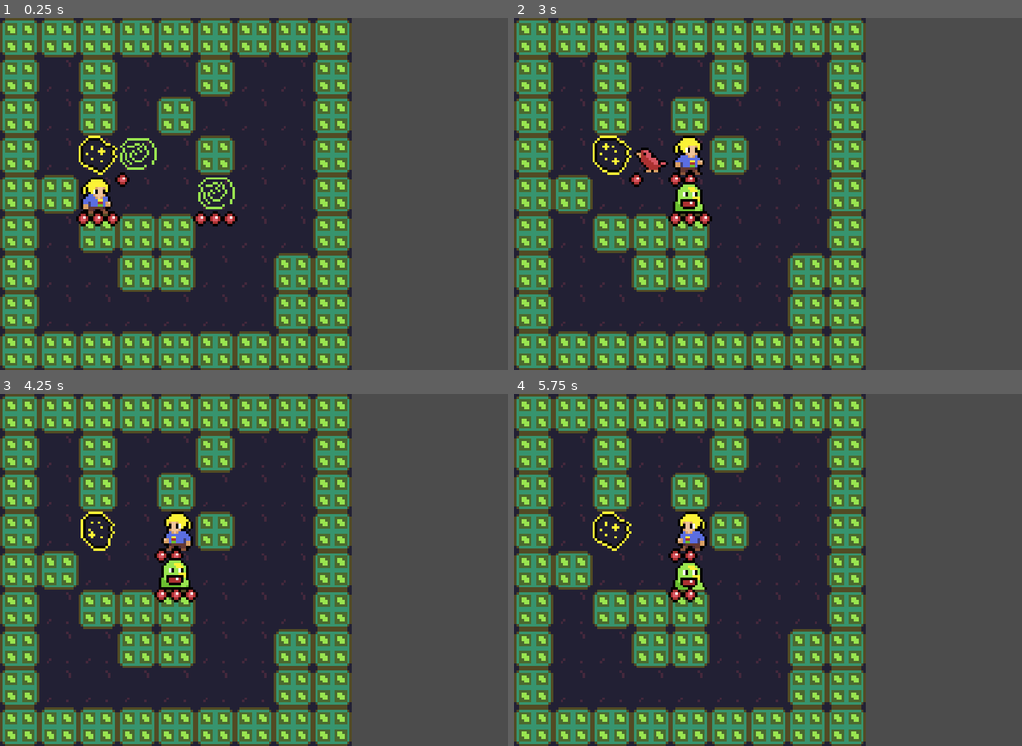
Above: before the commit, frames 1-4 (two rows, left to right).
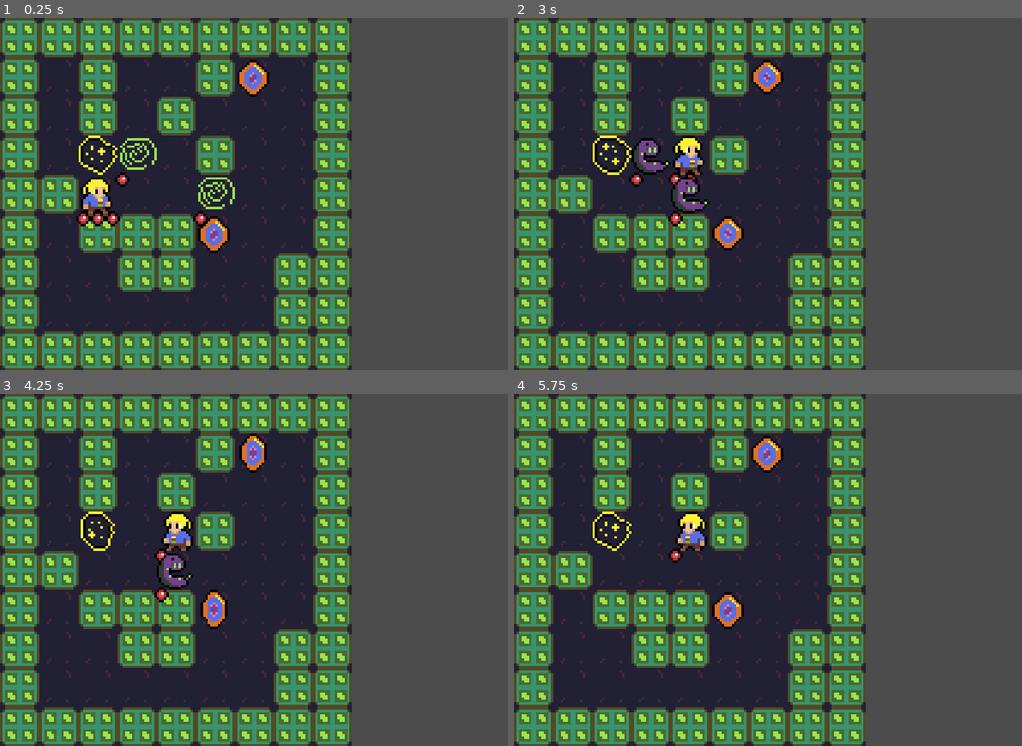
Above: after the commit, the same moments.

Repository: gueepo/godot_broughlike
Game: Godot game, scene res://Scenes/MainScene.tscn
Same seed, same stepped clock (60 frames per second), same inputs: the game is played once before the commit and once after it.
Inputs:
- Up to frame 1 (0.25 s): no input
- Up to frame 2 (3 s): hold Right (ui_right) 0.53-1.28 s; hold Down (ui_down) 1.28-2.03 s; hold Right (ui_right) 2.03-2.78 s; hold Up (ui_up) from 2.78 s (still down)
- Up to frame 3 (4.25 s): release Up (ui_up) at 3.53 s; hold Left (ui_left) from 3.53 s (still down)
- Up to frame 4 (5.75 s): release Left (ui_left) at 5.03 s; hold Down (ui_down) from 5.03 s (still down)

The runs differ from the first frame. In frame 1, 1.0% of the frame differs, in the area x 39-53%, y 11-67%; in frame 2, 2.0%, in the area x 23-53%, y 11-67%; in frame 3, 1.6%; in frame 4, 1.6%.

Commit message:
adding treasures and tween [READ FULL COMMIT]
There's an issue going on here with the SNAKE (which takes two turns)
- I'm not 100% what the issue is, but it seems that it start moving, and then it starts its second turn when the tween is still happening, this might cause tiles saying that they have monsters when they don't, this might cause snakes to try to attack themselves or whatnot
- I'm not really sure on how to fix this or the best way to fix this, previously, on my unity projects I just stopped the game and waited until all the tweens were processed

Diff:
--- a/broughlike/Scenes/MainScene.gd
+++ b/broughlike/Scenes/MainScene.gd
@@ -6,12 +6,15 @@
 var map = Array()
 var passableTiles = 0
 var rng = RandomNumberGenerator.new()
+var NUMBER_OF_TREASURE = 2
 
 # what is the main scene going to do?
 # 1. generate the map
 
 # loading tile scene "object"
 var tileObject = load("res://Scenes/Tile.tscn")
+var treasureObject = load("res://Scenes/Treasure.tscn")
+
 var birdMonsterObject = load("res://Scenes/Bird.tscn")
 var snakeMonsterObject = load("res://Scenes/Snake.tscn")
 var tankMonsterObject = load("res://Scenes/Tank.tscn")
@@ -23,10 +26,12 @@
 # ===============================================
 # gameplay related variables
 var level = 1
+var _playerScore = 0
 var _spawnCounter = 0
 var _spawnRate = 0
 var numMonsters = 0
-var monsterBag = [birdMonsterObject, snakeMonsterObject, tankMonsterObject, eaterMonsterObject, jesterMonsterObject]
+# var monsterBag = [birdMonsterObject, snakeMonsterObject, tankMonsterObject, eaterMonsterObject, jesterMonsterObject]
+var monsterBag = [snakeMonsterObject]
 var monstersOnScene = Array()
 
 func _ready():
@@ -64,6 +69,7 @@
 	_exitPortal.position = ExitPortalPosition
 	# todo: generate monsters
 	GenerateMonsters()
+	GenerateTreasures()
 
 # correctly create and resize the arrays for the map
 func CreateMapArray():
@@ -207,15 +213,17 @@
 
 	spawnedMonster.MoveTo(MonsterPosition)
 
+# THIS FUNCTION IS WRONG!
+# because when we add tween "monster.position" is not always the true position
 func GetTileMonsterIsAt(monster):
-	return GetTileFromWorldPosition(monster.position)
+	return GetTileFromWorldPosition(Vector2(monster._actual_position_x, monster._actual_position_y))
 
 func GetMonsterAt(position):
 	var t = GetTileFromWorldPosition(position)
 	return t._monsterOnTile
 
 func GetPlayerTile():
-	return GetTileFromWorldPosition(_playerReference.position)
+	return GetTileFromWorldPosition(Vector2(_playerReference._actual_position_x, _playerReference._actual_position_y))
 
 func IsThereAMonsterAt(position):
 	var t = GetTileFromWorldPosition(position)
@@ -231,12 +239,21 @@
 	if(monster._is_player):
 		UpdateAllMonsters()
 
+		# get treasure
+		if(newTile._hasTreasure == true):
+			# todo:audio
+			_playerScore += 1
+			newTile._hasTreasure = false
+
 # destroy a node monster, clean its tile and remove it from the monster array
 func DestroyMonster(monster):
 	if monster._is_player:
 		print("#todo: GAME OVER!")
+		print("score: ", _playerScore)
 
 	var tile = GetTileMonsterIsAt(monster)
+	if(tile.position != monster.position):
+		print("tile position and monster position are different - ruh-roh")
 	tile._monsterOnTile = null
 
 	var index = monstersOnScene.find(monster)
@@ -247,9 +264,23 @@
 func HandleCombat(monsterAttacking, combatPosition, damage):
 	var other = GetMonsterAt(combatPosition)
 
+	if(other == null):
+		print("monster being attacked is null, is there something wrong?")
+		return
+
+	var tween = monsterAttacking.get_node("Tween")
+	var StartPosition = monsterAttacking.position
+
 	# avoiding so monsters attack themselves
 	if(monsterAttacking._is_player != other._is_player):
 		other.DealDamage(1)
+
+		tween.interpolate_property(monsterAttacking, "position", StartPosition, combatPosition, 0.035, Tween.TRANS_CUBIC, Tween.EASE_IN_OUT)
+		tween.interpolate_property(monsterAttacking, "position", combatPosition, StartPosition, 0.035, Tween.TRANS_CUBIC, Tween.EASE_IN_OUT)
+		tween.start()
+		yield(tween, "tween_completed")
+		monsterAttacking.position = StartPosition
+
 		if(other._hp <= 0):
 			DestroyMonster(other)
 
@@ -269,6 +300,15 @@
 		_spawnCounter = _spawnRate
 		_spawnRate -= 1
 
+
+# ===================================================================================================
+# ===================================================================================================
+# TREASURE
+# ===================================================================================================
+# ===================================================================================================
+func GenerateTreasures():
+	for i in range(NUMBER_OF_TREASURE):
+		GetARandomPassableTile()._hasTreasure = true
 
 # ===================================================================================================
 # ===================================================================================================
--- a/broughlike/Scenes/Monster_Base.gd
+++ b/broughlike/Scenes/Monster_Base.gd
@@ -16,6 +16,9 @@
 var _is_stunned = false
 var _teleportCounter = 2
 var _amount_to_move
+
+var _actual_position_x = 0
+var _actual_position_y = 0
 
 
 func _ready():
@@ -65,7 +68,6 @@
 	if(adjacentTiles.size() == 0):
 		return
 
-
 	# go over adjacent tiles and move to the closest towards the player
 	var distance = _mainSceneReference.ManhattanDistance(playerTile.position, adjacentTiles[0].position)
 	var positionToMove = adjacentTiles[0].position
@@ -87,9 +89,16 @@
 	# check if new position is valid
 	# if position is valid, is passable, and there is no combat, we just move
 	if(_mainSceneReference.is_valid_position(position)):
+		var tween = get_node("Tween")
 		var oldPosition = self.position
-		self.position = position
 		_mainSceneReference.MonsterMovedTo(self, oldPosition, position)
+
+		_actual_position_x = position.x
+		_actual_position_y = position.y
+
+		tween.interpolate_property(self, "position", oldPosition, position, 0.075, Tween.TRANS_CUBIC, Tween.EASE_IN_OUT)
+		tween.start()
+		yield(tween, "tween_completed")
 
 		# check if it is portal
 		if(self._is_player):
--- a/broughlike/Scenes/Monster_Base.tscn
+++ b/broughlike/Scenes/Monster_Base.tscn
@@ -42,6 +42,7 @@
 
 [node name="Portal" type="AnimatedSprite" parent="."]
 frames = SubResource( 4 )
+frame = 1
 playing = true
 
 [node name="AnimatedSprite" type="AnimatedSprite" parent="."]
@@ -92,3 +93,5 @@
 texture = ExtResource( 3 )
 region_enabled = true
 region_rect = Rect2( 144, 10, 6, 6 )
+
+[node name="Tween" type="Tween" parent="."]
--- a/broughlike/Scenes/Snake.gd
+++ b/broughlike/Scenes/Snake.gd
@@ -6,5 +6,11 @@
 func TakeTurn():
 	.TakeTurn()
 
-	if(!_attacked_this_turn):
-		.TakeTurn()
+	# THIS IS NOT WORKING
+	# This stopped working when I introduced moving and attacking with tweening.
+	# Why this broke?
+	# we have to sort of stop the game to tween, instead of tweening and moving on
+	# OR we have to process all turns separately and then playing the tween at the end of the turn
+
+	#if(!_attacked_this_turn):
+	#	.TakeTurn()
--- a/broughlike/Scenes/Snake.tscn
+++ b/broughlike/Scenes/Snake.tscn
@@ -31,9 +31,10 @@
 [node name="Monster" instance=ExtResource( 1 )]
 script = ExtResource( 3 )
 
-[node name="AnimatedSprite" parent="." index="0"]
-position = Vector2( 8, 8 )
+[node name="Portal" parent="." index="0"]
+frame = 0
+
+[node name="AnimatedSprite" parent="." index="1"]
 z_index = 5
 frames = SubResource( 5 )
-frame = 3
 playing = true
--- a/broughlike/Scenes/Tile.gd
+++ b/broughlike/Scenes/Tile.gd
@@ -4,16 +4,29 @@
 var _internal_x = 0
 var _internal_y = 0
 var _monsterOnTile = null
+var _hasTreasure = false setget SetTreasure
 onready var SpriteReference = $Sprite
+onready var Treasure = $Treasure
 
 func _ready():
 	SpriteReference.region_enabled = true
 	UpdatePassable(is_passable)
+	UpdateTreasure()
 
 func UpdatePassable(value):
 	is_passable = value
 	var rect_x_position = 32 if is_passable else 48
 	SpriteReference.region_rect = Rect2(Vector2(rect_x_position, 0), Vector2(16, 16))
 
+func UpdateTreasure():
+	if _hasTreasure:
+		Treasure.visible = true
+	else:
+		Treasure.visible = false
+
 func Eat():
 	UpdatePassable(true)
+
+func SetTreasure(value):
+	_hasTreasure = value
+	UpdateTreasure()
--- a/broughlike/Scenes/Tile.tscn
+++ b/broughlike/Scenes/Tile.tscn
@@ -1,7 +1,8 @@
-[gd_scene load_steps=3 format=2]
+[gd_scene load_steps=4 format=2]
 
 [ext_resource path="res://assets/spritesheet.png" type="Texture" id=1]
 [ext_resource path="res://Scenes/Tile.gd" type="Script" id=2]
+[ext_resource path="res://Scenes/Treasure.tscn" type="PackedScene" id=3]
 
 [node name="Tile" type="Node2D"]
 script = ExtResource( 2 )
@@ -11,3 +12,6 @@
 texture = ExtResource( 1 )
 region_enabled = true
 region_rect = Rect2( 32, 0, 16, 16 )
+
+[node name="Treasure" parent="." instance=ExtResource( 3 )]
+z_index = 5
--- /dev/null
+++ b/broughlike/Scenes/Treasure.tscn
@@ -0,0 +1,31 @@
+[gd_scene load_steps=6 format=2]
+
+[ext_resource path="res://assets/aseprite/treasure.png" type="Texture" id=1]
+
+[sub_resource type="AtlasTexture" id=1]
+atlas = ExtResource( 1 )
+region = Rect2( 0, 0, 16, 16 )
+
+[sub_resource type="AtlasTexture" id=2]
+atlas = ExtResource( 1 )
+region = Rect2( 16, 0, 16, 16 )
+
+[sub_resource type="AtlasTexture" id=3]
+atlas = ExtResource( 1 )
+region = Rect2( 32, 0, 16, 16 )
+
+[sub_resource type="SpriteFrames" id=4]
+animations = [ {
+"frames": [ SubResource( 1 ), SubResource( 2 ), SubResource( 3 ) ],
+"loop": true,
+"name": "default",
+"speed": 5.0
+} ]
+
+[node name="Node2D" type="Node2D"]
+
+[node name="AnimatedSprite" type="AnimatedSprite" parent="."]
+position = Vector2( 8, 8 )
+frames = SubResource( 4 )
+frame = 2
+playing = true
Binary file added: broughlike/assets/aseprite/treasure.aseprite
Binary file added: broughlike/assets/aseprite/treasure.png
Not shown, added: broughlike/assets/aseprite/treasure.png.import
